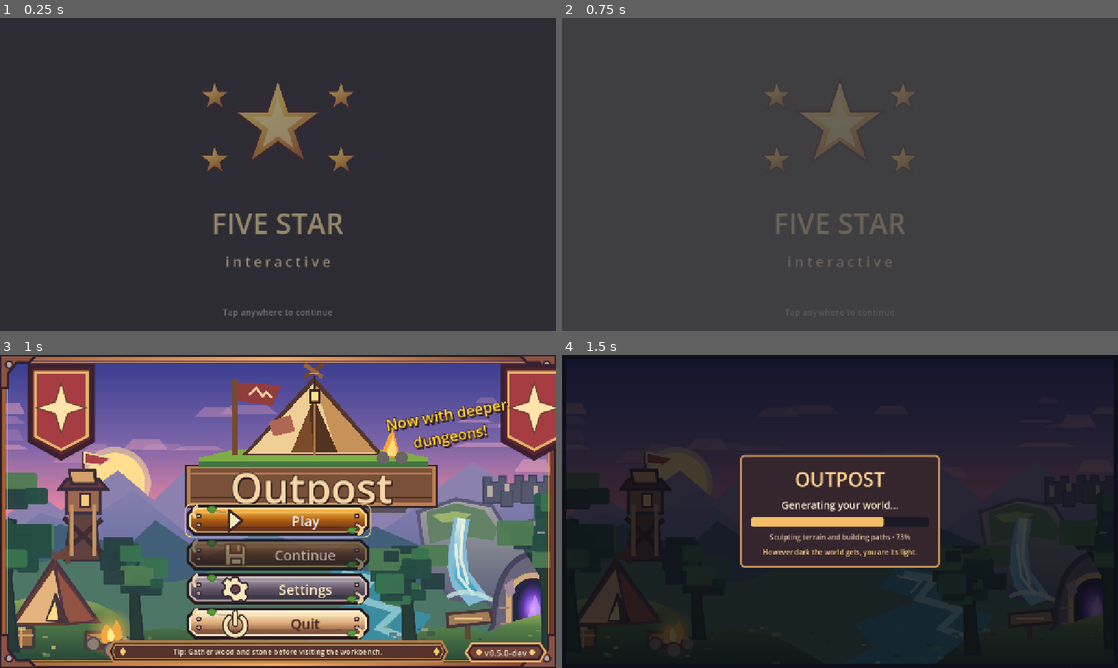
Above: before the commit, frames 1-4 (two rows, left to right).
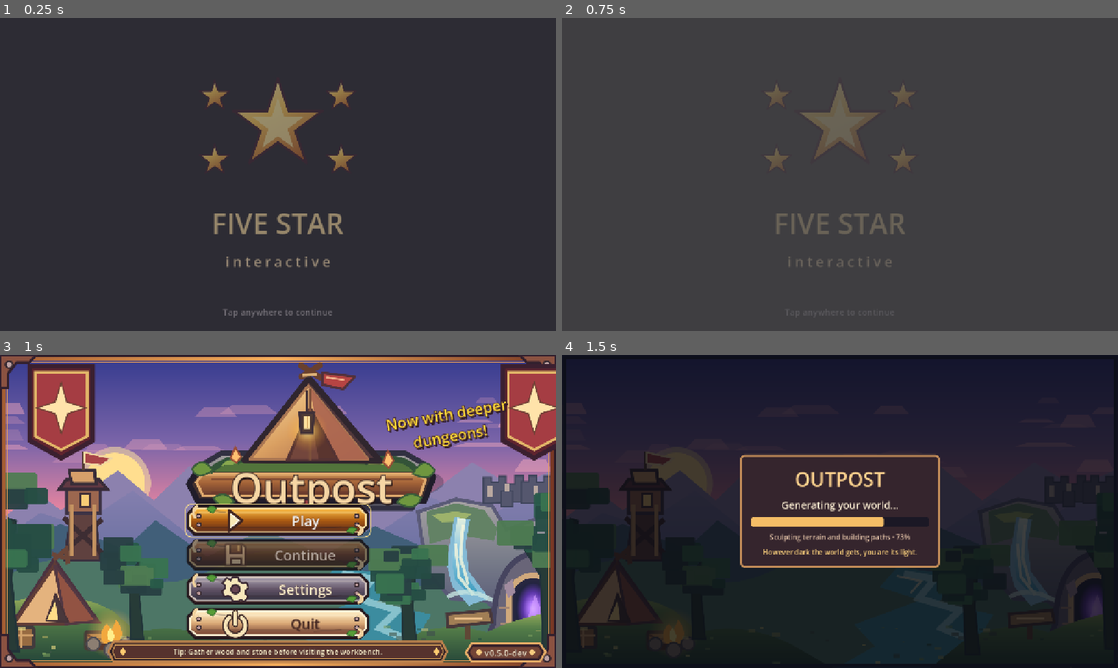
Above: after the commit, the same moments.

Repository: Smurfis/outpost-rpg
Game: Godot game, scene res://scenes/ui/company_splash.tscn
Same seed, same stepped clock (60 frames per second), same inputs: the game is played once before the commit and once after it.
Inputs (mouse positions are in pixels of both pictures, inside the frame that each line leads up to):
- Up to frame 1 (0.25 s): no input
- Up to frame 2 (0.75 s): tap Enter at 0.5 s; move the mouse to (962, 158) at 0.52 s; hold D from 0.53 s (still down); tap E at 0.6 s; click (962, 158) at 0.67 s
- Up to frame 3 (1 s): keep holding D; tap Space at 0.77 s
- Up to frame 4 (1.5 s): tap Space at 1.07 s; release D at 1.25 s; drag from (728, 527) to (812, 574) at 1.27 s

Frames 1-2 are identical in both runs. In frame 3, 8.9% of the frame differs, in the area x 33-80%, y 2-51%; in frame 4, nothing differs.

Commit message:
feat(title): prefer committed vector tent logo to procedural placeholder; preserve editable wordmark and PNG override

Diff:
--- a/scripts/ui/title_logo.gd
+++ b/scripts/ui/title_logo.gd
@@ -5,6 +5,7 @@
 ## the lightweight painted fallback automatically. No game-scene dependency.
 
 const LOGO_PATH := "res://assets/ui/title/outpost_logo.png"
+const VECTOR_PATH := "res://assets/ui/title/outpost_logo_vector.svg"
 const DESIGN_SIZE := Vector2(800.0, 440.0)
 
 var _logo_texture: Texture2D
@@ -14,7 +15,11 @@
 	mouse_filter = Control.MOUSE_FILTER_IGNORE
 	if ResourceLoader.exists(LOGO_PATH):
 		_logo_texture = load(LOGO_PATH) as Texture2D
-	if _logo_texture == null:
+	# A committed transparent vector logo always ships in the APK. It intentionally
+	# contains NO baked-in text, so the editable Label remains on top.
+	if _logo_texture == null and ResourceLoader.exists(VECTOR_PATH):
+		_logo_texture = load(VECTOR_PATH) as Texture2D
+	if not ResourceLoader.exists(LOGO_PATH):
 		_wordmark = Label.new()
 		_wordmark.name = "FallbackWordmark"
 		_wordmark.text = "Outpost"
